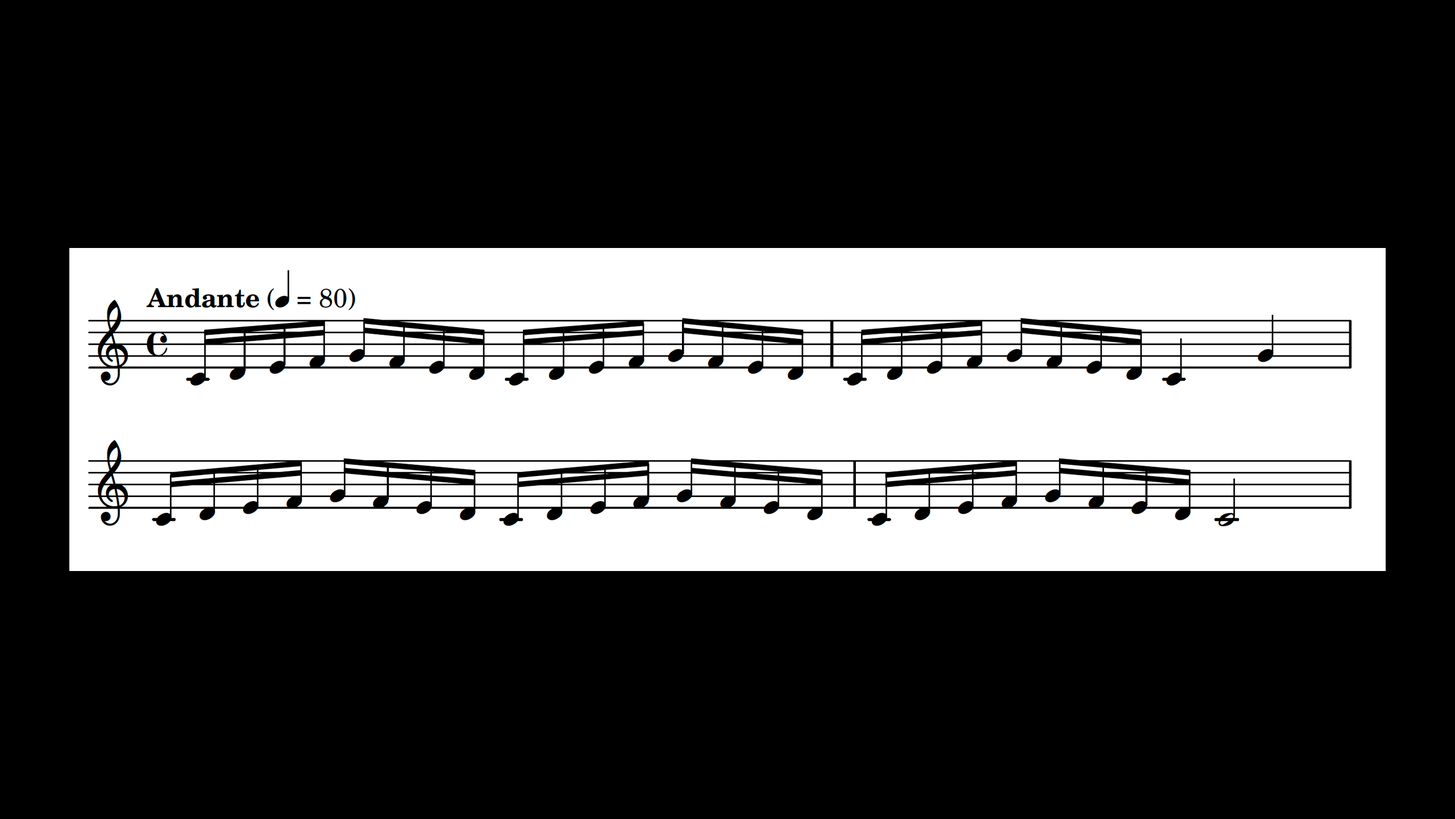
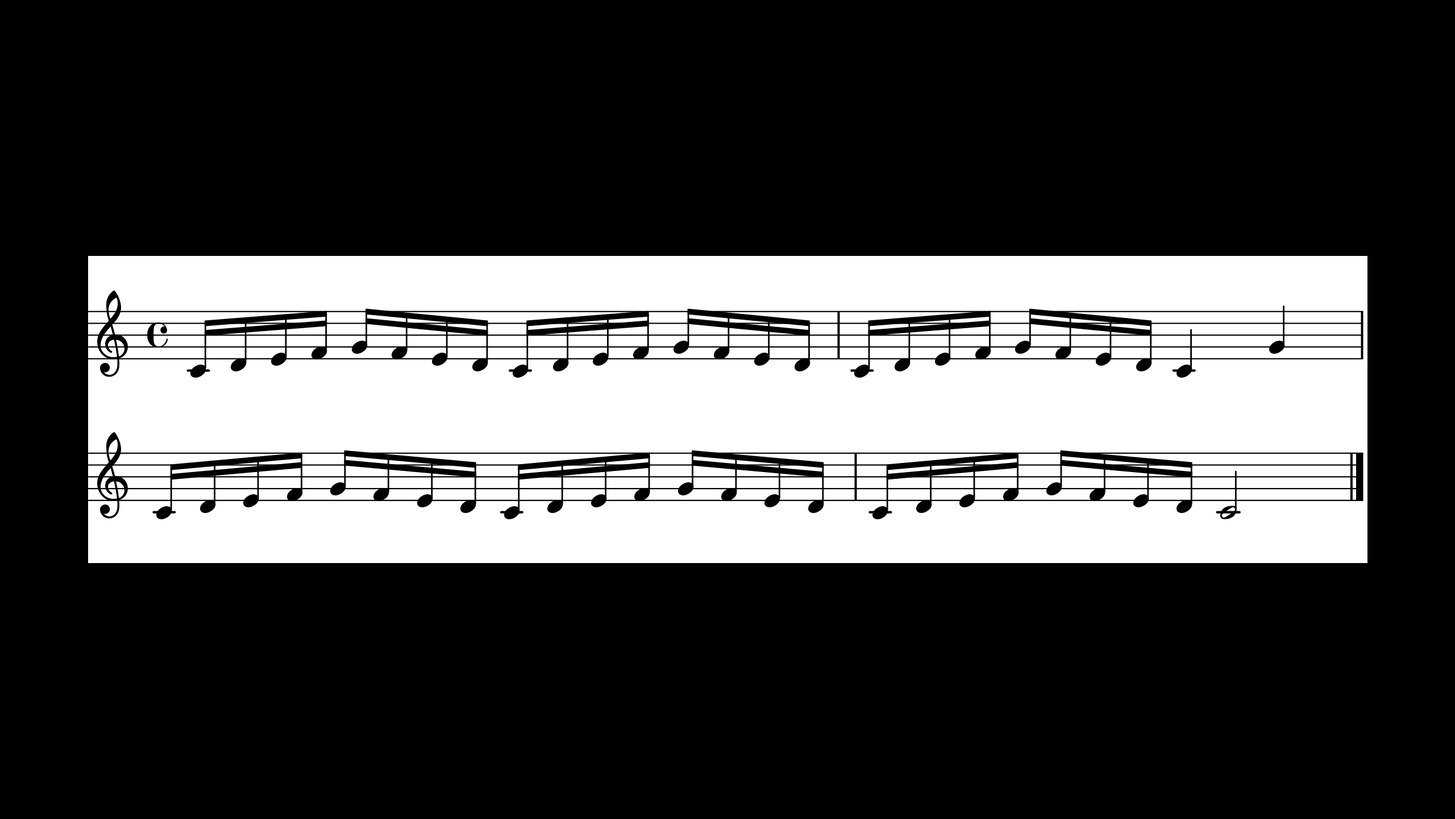
Layered file, before and after one edit (1455x819). Changes by layer:
renamed "stim_none" to "stim_n", painted on it over [69, 247, 1386, 571]
